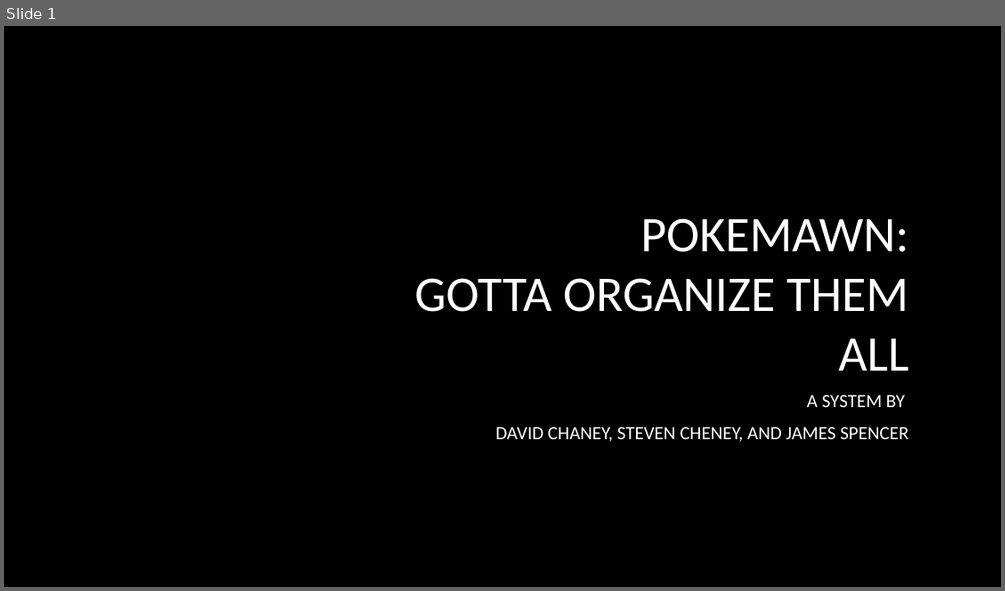
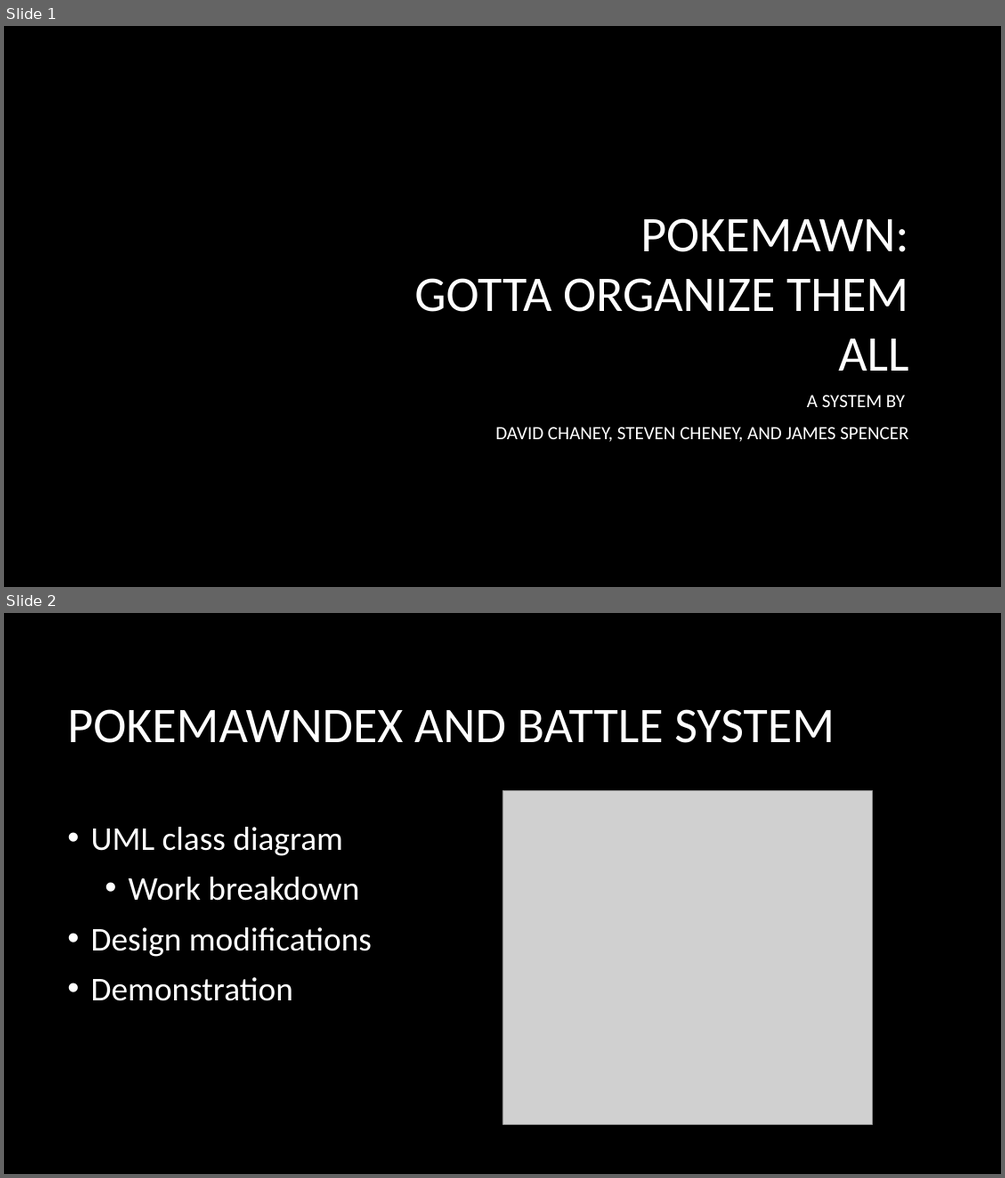
Before and after one commit to Folrig/GAM-53_SystemsFinal, a slide deck: PokemawnFinalPresentation.pptx. Shown one above the other, each under a label of ours: slide 1 before the commit, slides 1 and 2 after it. The pictures are 1005x591 and 1005x1178 pixels, drawn with LibreOffice and Linux fonts; fonts in the diff are those of the drawing; grey boxes stand for pictures; background and template pictures are left out. Boxes give left, top, right and bottom in pixels: in the first picture for what was removed or moved away, otherwise in the second. Text is boxed around its words. In the diff, an @@ line names an element or a change of style, - is before the commit and + after.

Commit message:
Added Data folder and a slide on the presentation
Not much but I want to make sure these are in just in case they are needed and prevent a potential conflict

```diff
--- a/PokemawnFinalPresentation.pptx
+++ b/PokemawnFinalPresentation.pptx
@@ slide 2 added at <box>4,613,1001,1174</box>, background picture (left out) @@
@@ title added at <box>67,709,834,743</box>, 48 pt, text #FFFFFF @@
+POKEMAWNDEX AND BATTLE SYSTEM
@@ picture added at <box>502,791,873,1124</box> @@
@@ text added at <box>91,827,372,1001</box>, 32 pt, text #FFFFFF @@
+• UML class diagram
+  • Work breakdown
+• Design modifications
+• Demonstration
```
Also in this commit, not shown: 3 other files.
